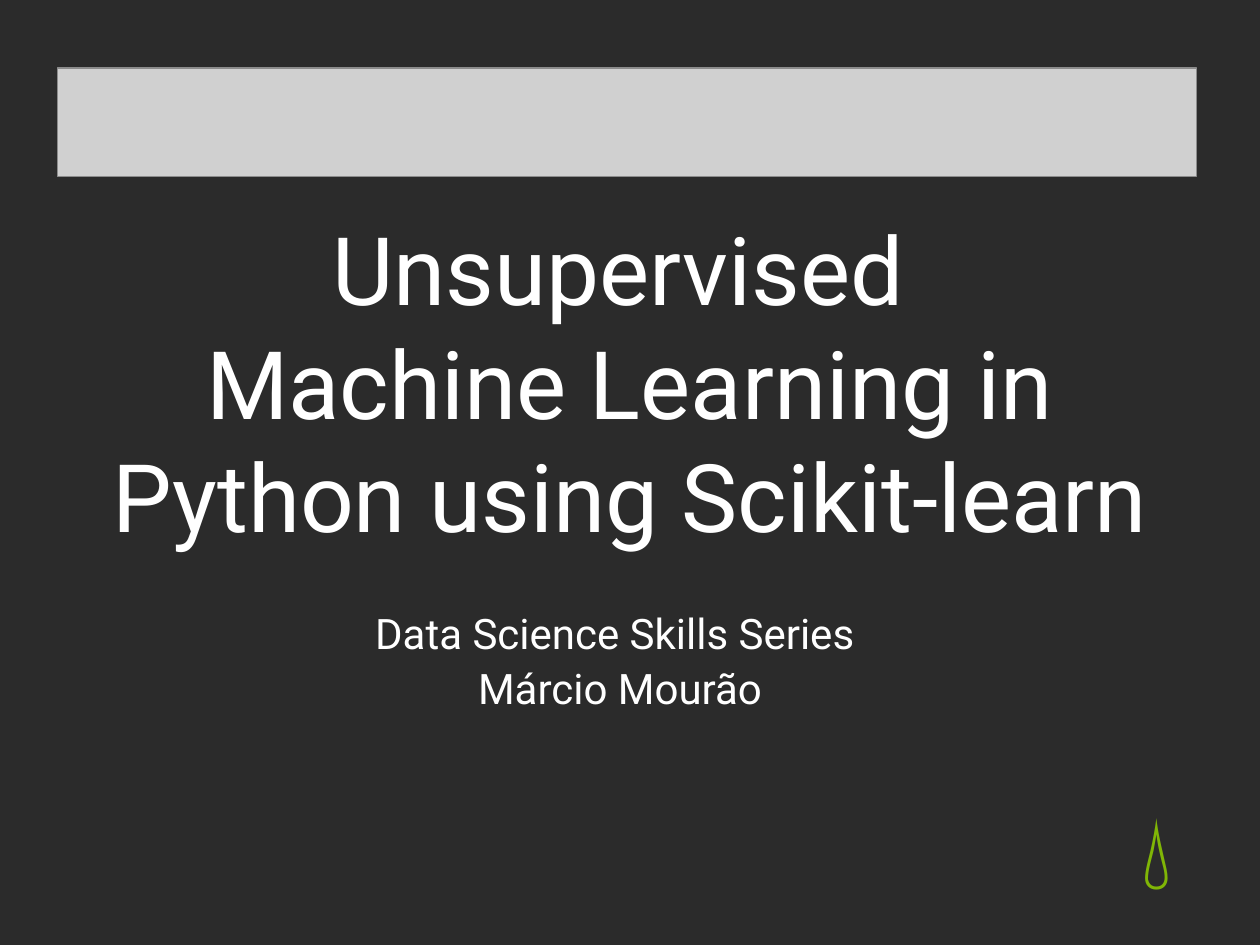
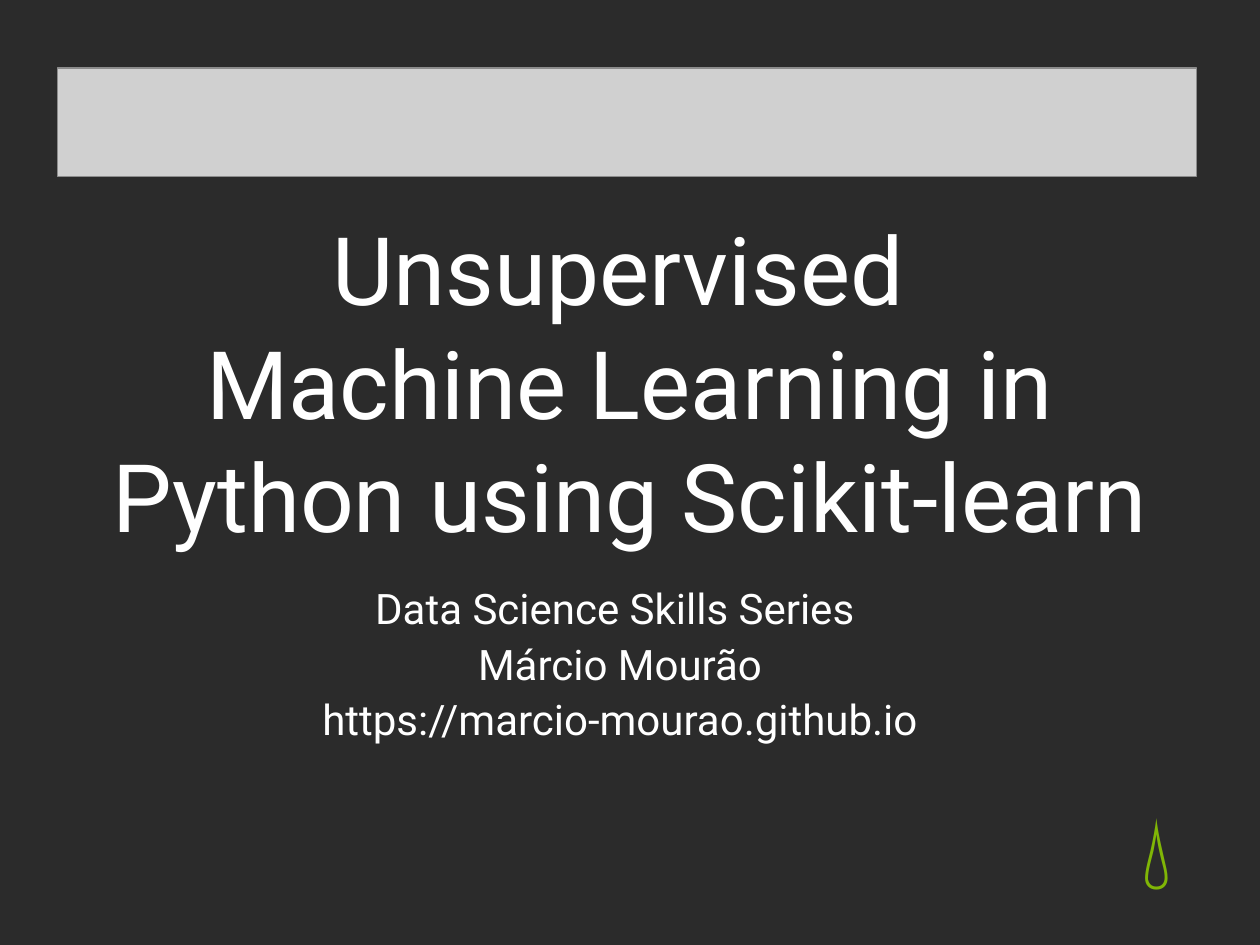
Before and after one commit to geoplusplus/Unsupervised-Learning-PCA-K-Means, a slide deck: slide 1 of PCA-K-Means.pptx. Drawn at 1260x945 pixels with LibreOffice and Linux fonts; fonts in the diff are those of the drawing; grey boxes stand for pictures; background and template pictures are left out; a plain dark background stands for a picture behind light text. Boxes give left, top, right and bottom in pixels: in the first picture for what was removed or moved away, otherwise in the second. Text is boxed around its words. In the diff, an @@ line names an element or a change of style, - is before the commit and + after.

```diff
--- a/PCA-K-Means.pptx
+++ b/PCA-K-Means.pptx
@@ subtitle "Data Science Skills Series": place and size @@
-subtitle "Data Science Skills Series" at (375, 617, 855, 705)
+subtitle "Data Science Skills Series" at (322, 592, 917, 744)
@@ subtitle at (322, 703, 917, 744): paragraph added @@
+https://marcio-mourao.github.io
```
Also in this commit, not shown: 1 other file.
